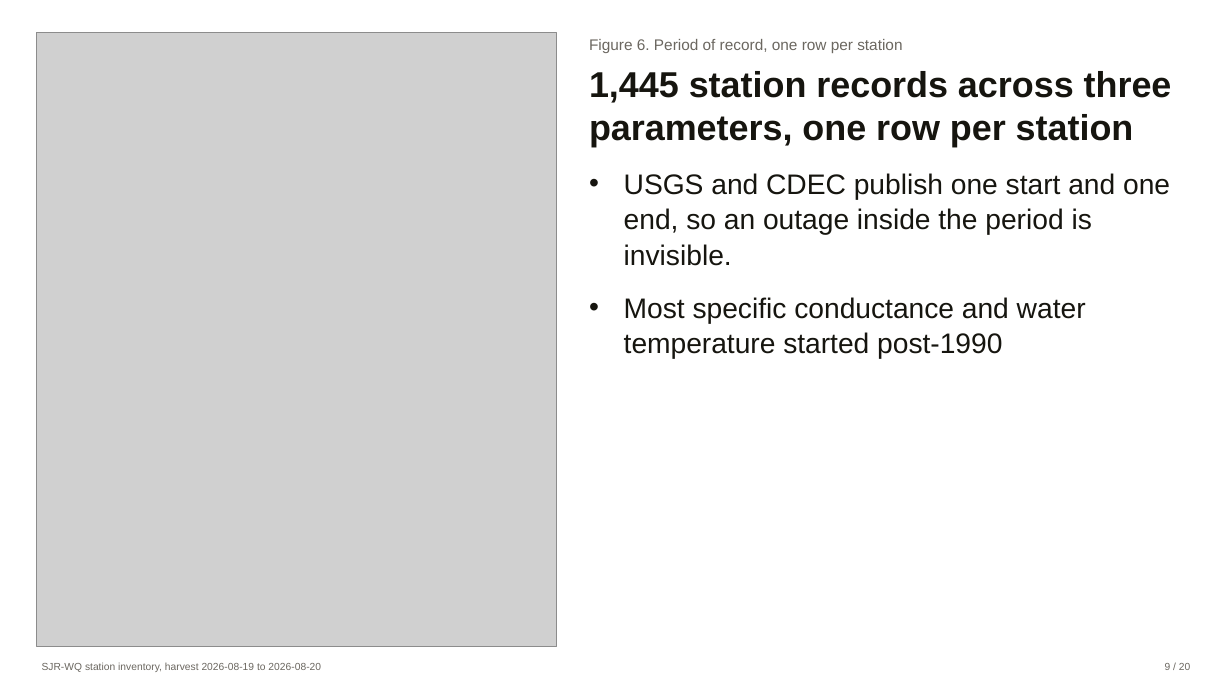
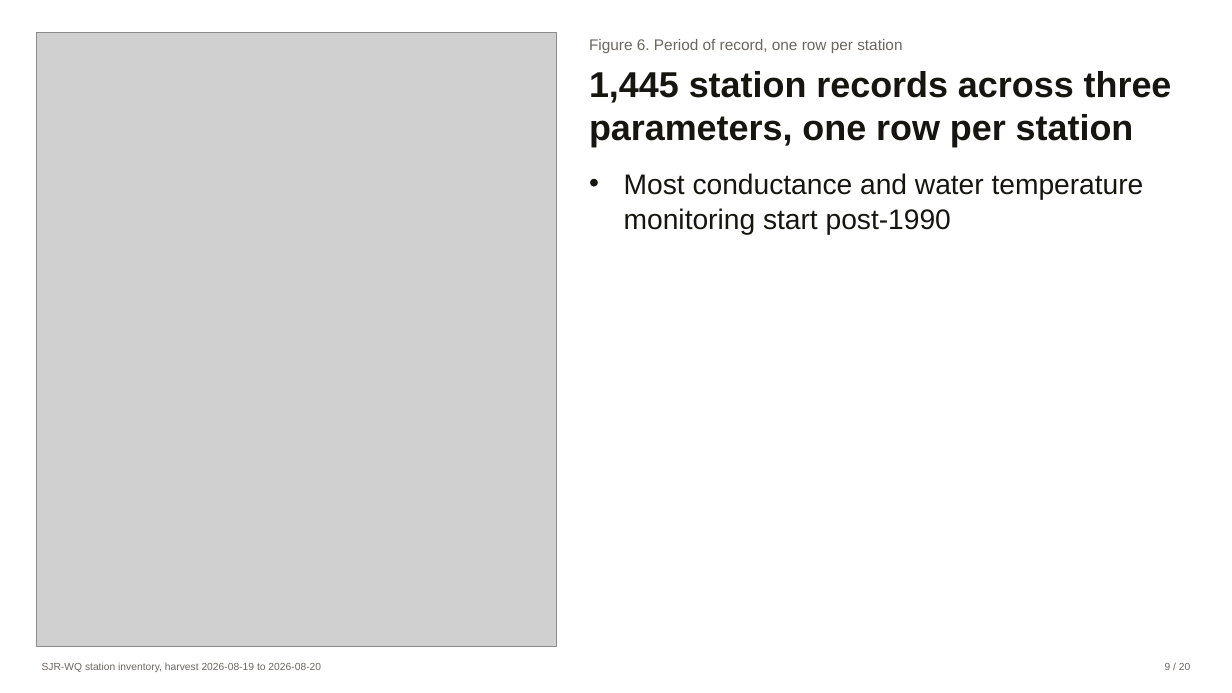
Before and after one commit to wyattarnold/SJR-WQ, a slide deck: slide 9 of docs/SJR-WQ.pptx. Drawn at 1232x693 pixels with LibreOffice and Linux fonts; fonts in the diff are those of the drawing; grey boxes stand for pictures. Boxes give left, top, right and bottom in pixels: in the first picture for what was removed or moved away, otherwise in the second. Text is boxed around its words. In the diff, an @@ line names an element or a change of style, - is before the commit and + after.

```diff
--- a/docs/SJR-WQ.pptx
+++ b/docs/SJR-WQ.pptx
@@ text at [624,173,1144,235]: text changed @@
-• USGS and CDEC publish one start and one end, so an outage inside the period is invisible.
-• Most specific conductance and water temperature started post-1990
+• Most conductance and water temperature monitoring start post-1990
```
Also in this commit, not shown: 8 other slides changed.
